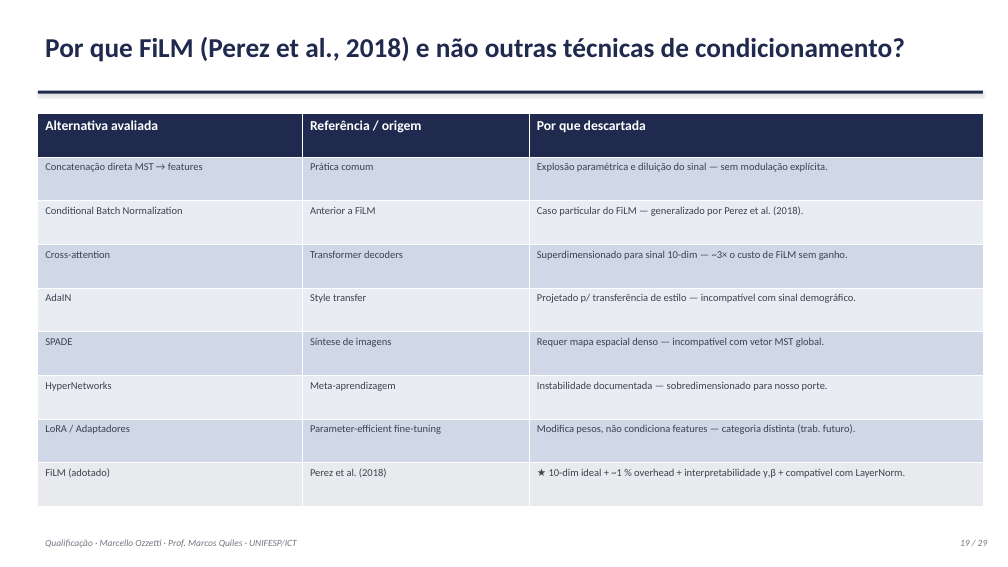
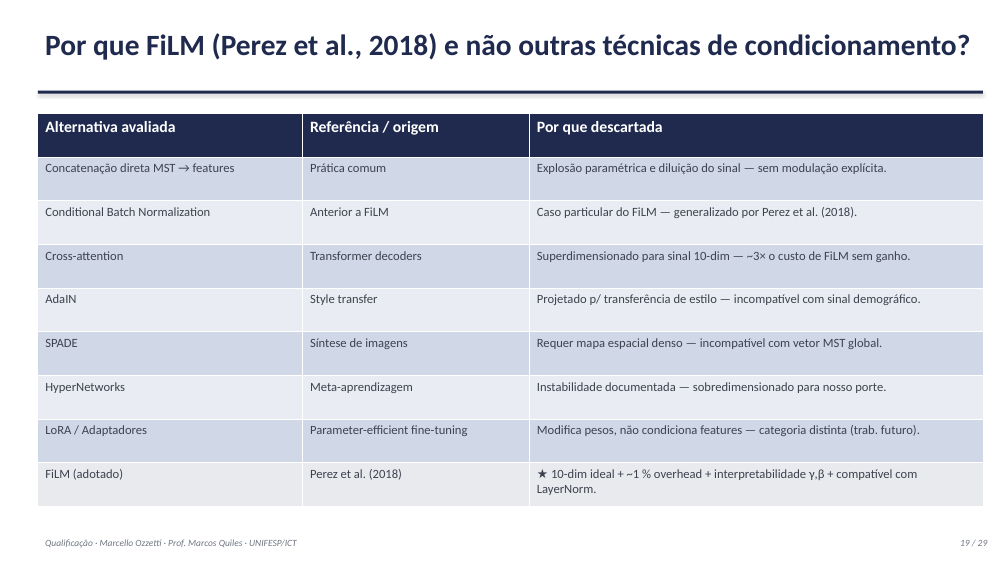
Before and after one commit to marcellozzetti/Facial-Recognition-Models-Mitigating-Bias, a slide deck: slide 19 of docs/ativo/material_qualificacao_2026-09-30.pptx. Drawn at 1008x567 pixels with LibreOffice and Linux fonts; fonts in the diff are those of the drawing. Boxes give left, top, right and bottom in pixels: in the first picture for what was removed or moved away, otherwise in the second. Text is boxed around its words. In the diff, an @@ line names an element or a change of style, - is before the commit and + after.

```diff
--- a/docs/ativo/material_qualificacao_2026-09-30.pptx
+++ b/docs/ativo/material_qualificacao_2026-09-30.pptx
@@ text "Por que FiLM (Perez et ..." at (45,33,971,60): size 26 to 28 pt @@
@@ table at (38,113,983,507) @@
@@ size 13 to 15 pt in "Alternativa avaliada", "Referência / origem", "Por que descartada" @@
@@ size 10 to 12 pt @@
```
Also in this commit, not shown: 27 other slides changed, 4 other files.
